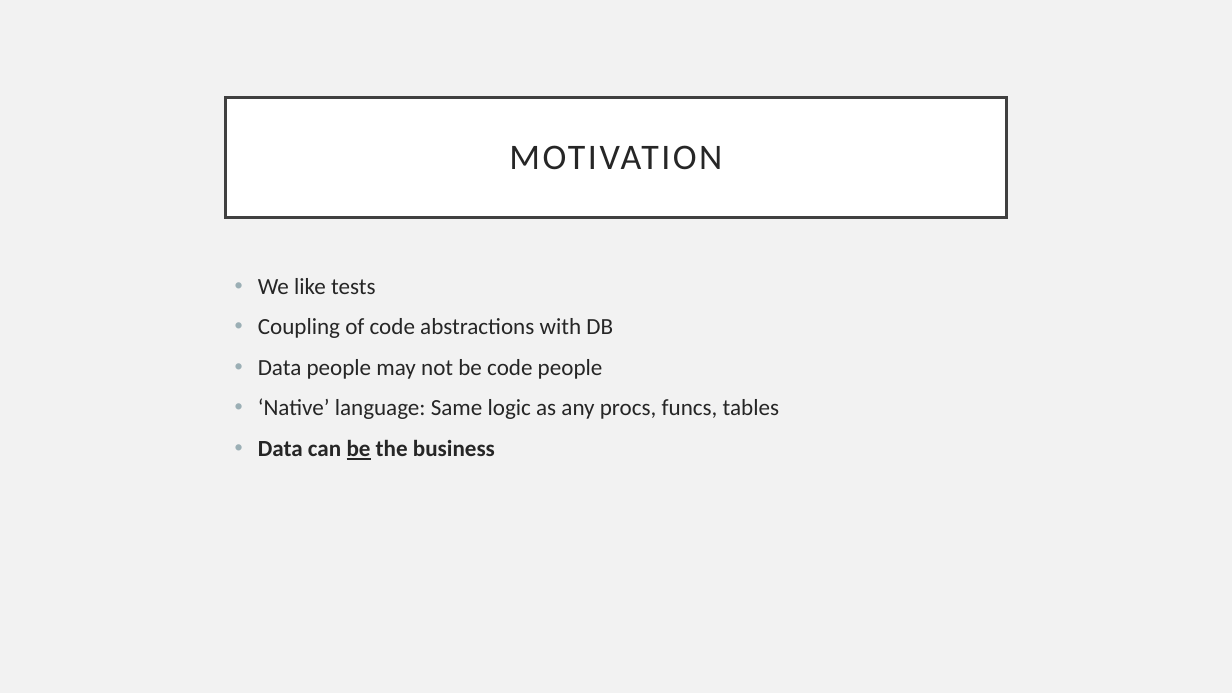
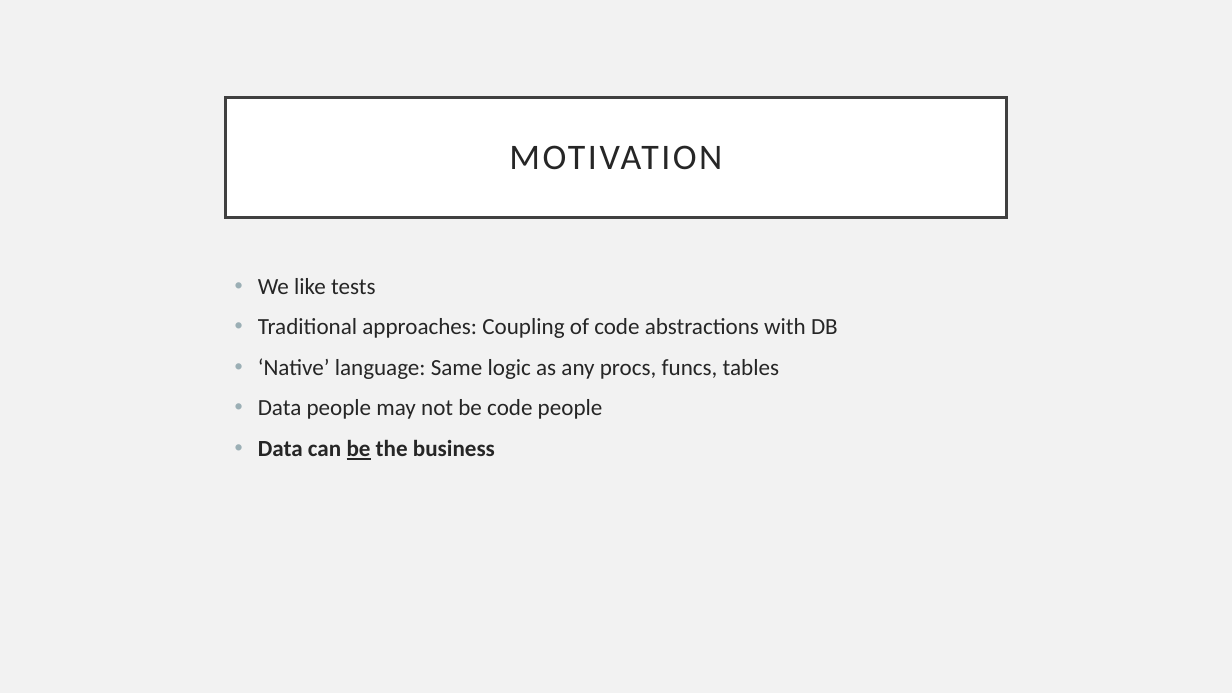
Before and after one commit to AndrewADev/intro-tsqlt-talk, a slide deck: slide 3 of tSQLt-Talk.pptx. Drawn at 1232x693 pixels with LibreOffice and Linux fonts; fonts in the diff are those of the drawing. Boxes give left, top, right and bottom in pixels: in the first picture for what was removed or moved away, otherwise in the second. Text is boxed around its words. In the diff, an @@ line names an element or a change of style, - is before the commit and + after.

```diff
--- a/tSQLt-Talk.pptx
+++ b/tSQLt-Talk.pptx
@@ text at [258,318,838,379]: text changed @@
-• Coupling of code abstractions with DB
+• Traditional approaches: Coupling of code abstractions with DB
+• ‘Native’ language: Same logic as any procs, funcs, tables
@@ text at [258,398,779,419]: paragraph removed @@
-• ‘Native’ language: Same logic as any procs, funcs, tables
```
Also in this commit, not shown: 1 other slide changed, 7 slides added, 5 other files.
